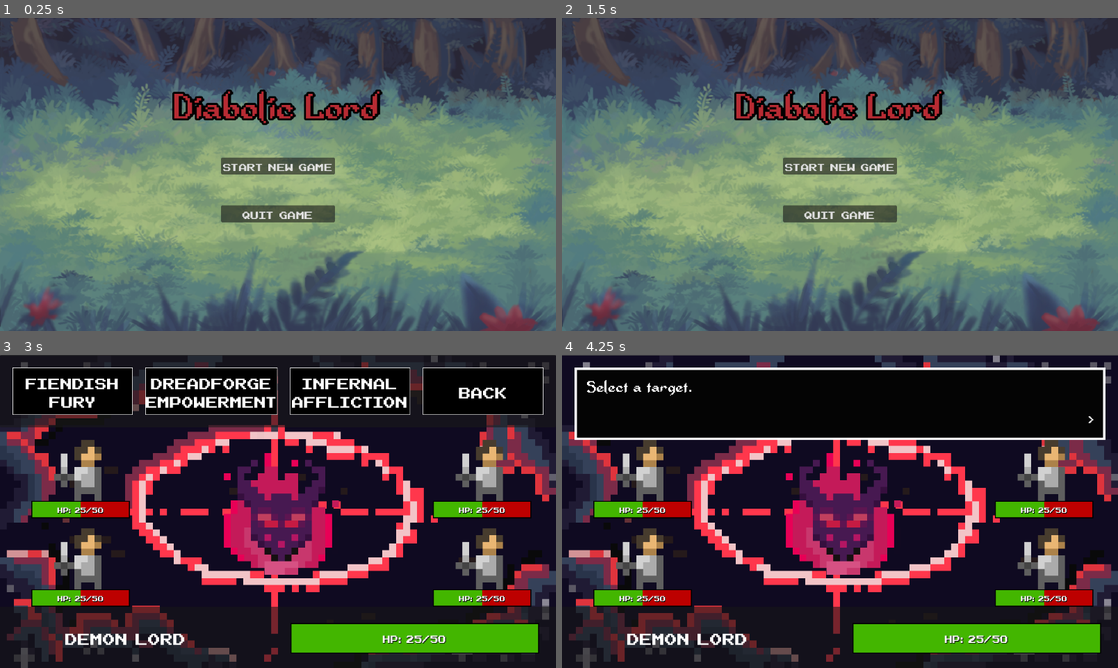
Above: before the commit, frames 1-4 (two rows, left to right).
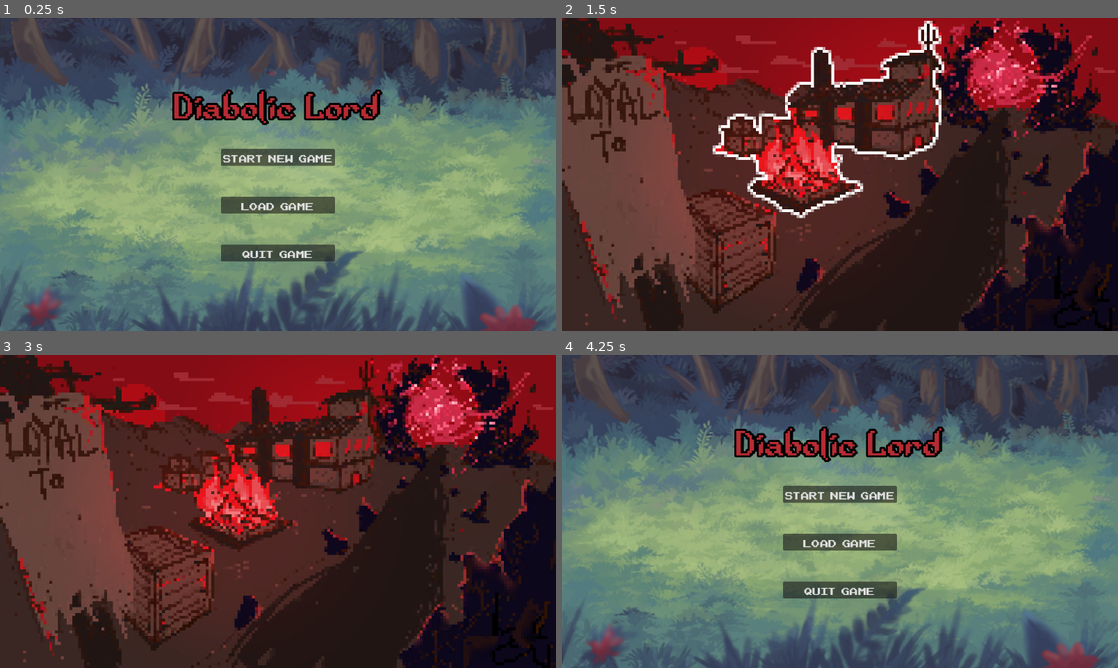
Above: after the commit, the same moments.

Repository: GeMini-220/Diabolic-Lord
Game: Godot game, scene res://MainScenes/start_menu.tscn
Same seed, same stepped clock (60 frames per second), same inputs: the game is played once before the commit and once after it.
Inputs (mouse positions are in pixels of both pictures, inside the frame that each line leads up to):
- Up to frame 1 (0.25 s): no input
- Up to frame 2 (1.5 s): click (840, 205) at 0.5 s, where only the run after the commit has a clickable "Load Game"; click (840, 174) at 1.27 s
- Up to frame 3 (3 s): click (278, 511) at 2.02 s; click (278, 502) at 2.75 s, where only the run before the commit has a clickable "Start New Game"
- Up to frame 4 (4.25 s): click (634, 392) at 3.5 s, where only the run before the commit has a clickable "Fiendish Fury"

The runs differ from the first frame. In frame 1, 3.9% of the frame differs, in the area x 39-61%, y 41-78%; in frame 2, 100%, in the area x 0-100%, y 0-100%; in frame 3, 83%; in frame 4, 99%.
Error before the commit: Parse Error: Expected closing "}" after dictionary elements. (res://src/State.gd:29)

Commit message:
fix bugs and add load game button

Diff:
--- a/MainScenes/start_menu.tscn
+++ b/MainScenes/start_menu.tscn
@@ -67,12 +67,22 @@
 [node name="Seperator2" type="Control" parent="MarginContainer/HBoxContainer/VBoxContainer"]
 layout_mode = 2
 
+[node name="Seperator3" type="Control" parent="MarginContainer/HBoxContainer/VBoxContainer"]
+layout_mode = 2
+
 [node name="start_new_game" type="Button" parent="MarginContainer/HBoxContainer/VBoxContainer"]
 custom_minimum_size = Vector2(120, 32)
 layout_mode = 2
 theme_override_fonts/font = ExtResource("3_7t56n")
 theme_override_font_sizes/font_size = 35
 text = "Start New Game"
+
+[node name="load_game" type="Button" parent="MarginContainer/HBoxContainer/VBoxContainer"]
+custom_minimum_size = Vector2(120, 32)
+layout_mode = 2
+theme_override_fonts/font = ExtResource("3_7t56n")
+theme_override_font_sizes/font_size = 35
+text = "Load Game"
 
 [node name="quit_game" type="Button" parent="MarginContainer/HBoxContainer/VBoxContainer"]
 custom_minimum_size = Vector2(120, 32)
@@ -145,6 +155,7 @@
 text = "No"
 
 [connection signal="pressed" from="MarginContainer/HBoxContainer/VBoxContainer/start_new_game" to="." method="_on_start_new_game_pressed"]
+[connection signal="pressed" from="MarginContainer/HBoxContainer/VBoxContainer/load_game" to="." method="_on_load_game_pressed"]
 [connection signal="pressed" from="MarginContainer/HBoxContainer/VBoxContainer/quit_game" to="." method="_on_quit_game_pressed"]
 [connection signal="pressed" from="ConfirmationDialog/HBoxContainer/VBoxContainer/confirm_button" to="." method="_on_confirm_button_pressed"]
 [connection signal="pressed" from="ConfirmationDialog/HBoxContainer/VBoxContainer/cancel_button" to="." method="_on_cancel_button_pressed"]
--- a/src/State.gd
+++ b/src/State.gd
@@ -1,5 +1,4 @@
 extends Node
-
 
 # Called when the node enters the scene tree for the first time.
 func _ready():
@@ -10,12 +9,12 @@
 func _process(delta):
 	pass
 
-var current_health = 666
-var max_health = 666
-var damage = 30
-var speed = 25
-var magic = 25
-var currentBattle = 0
+var current_health
+var max_health
+var damage
+var speed
+var magic
+var currentBattle
 
 # SAVE/ LOAD information
 var FILE_PATH = "user://player_save_data.save"
@@ -26,10 +25,21 @@
 		"current_health": current_health,
 		"max_health": max_health,
 		"damage": damage,
-		"speed": speed
-    "magic": magic
-    "currentBattle": currentBattle
+		"speed": speed,
+		"magic": magic,
+		"currentBattle": currentBattle,
 	}
+
+func initialize_player_data() -> void:
+	var new_player_data = {
+		"current_health": 666,
+		"max_health": 666,
+		"damage": 30,
+		"speed": 25,
+		"magic": 25,
+		"currentBattle": 0,
+	}
+	apply_player_data(new_player_data)
 
 #Saving: Call save_player_data() at appropriate moments, such as after completing a level or during specific autosave points.
 func save_player_data() -> void:
@@ -43,8 +53,6 @@
 	else:
 		print("Failed to save player data.")
 
-
-
 #Loading: Call load_player_data() when the game starts, when a new level is loaded, or when the player loads a saved game.
 func load_player_data() -> void:
 	var file = FileAccess.open_encrypted_with_pass(FILE_PATH, FileAccess.READ, PASSKEY)
@@ -55,12 +63,12 @@
 		var json = JSON.new()
 		var result = json.parse(json_string)  # Parse the JSON string back into a Dictionary
 
-		if result.error == 0:
-			var player_data = result.result  # The parsed Dictionary
+		if result == 0:
+			var player_data = json.data  # The parsed Dictionary
 			print("Player data loaded successfully.")
 			apply_player_data(player_data)
 		else:
-			print("Failed to parse player data: ", result.error)
+			print("Failed to parse player data: ", result)
 	else:
 		print("Failed to open encrypted player data file.")
 
@@ -70,6 +78,6 @@
 	max_health = player_data["max_health"]
 	damage = player_data["damage"]
 	speed = player_data["speed"]
-  magic = player_data["magic"]
-  currentBattle = player_data[currentBattle]
+	magic = player_data["magic"]
+	currentBattle = player_data["currentBattle"]
 	# Update any other player state or UI elements as necessary
--- a/src/battle.gd
+++ b/src/battle.gd
@@ -323,6 +323,7 @@
 			await self.textbox_closed
 			get_tree().change_scene_to_file("res://MainScenes/start_menu.tscn")
 		else:
+			State.save_player_data()
 			get_tree().change_scene_to_file("res://MainScenes/campfire.tscn")
 
 func display_text(text):
--- a/src/start_menu.gd
+++ b/src/start_menu.gd
@@ -4,8 +4,12 @@
 @onready var confirmation_dialog = $ConfirmationDialog
 
 func _on_start_new_game_pressed():
+	State.initialize_player_data()
 	get_tree().change_scene_to_packed(battle_scene)
 
+func _on_load_game_pressed():
+	State.load_player_data()
+	get_tree().change_scene_to_file("res://MainScenes/campfire.tscn")
 
 func _on_quit_game_pressed():
 	confirmation_dialog.popup()
Not shown, changed: .gitignore
